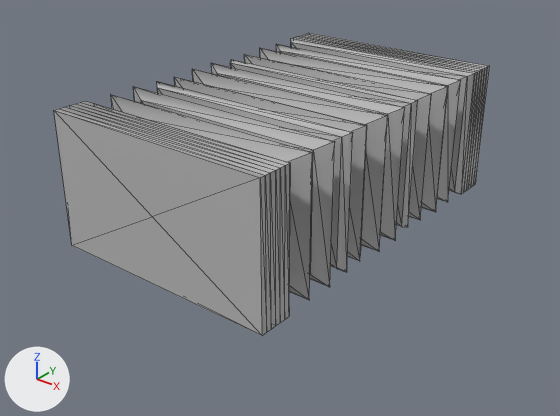
One commit to the FBX model Assets/Art/Materials/板框压滤机.fbx: the scene before it, then after it.
The view is the same before and after, from a 50 mm lens placed at (0.1463, -0.1679, 0.1095), pointed at (0.0122, -0.0001, 0.0055). Lighting does not change. The marker at lower left points along +X, +Y and +Z. Mesh edges are drawn as thin lines. Where no turn or scale is listed for an object, it has been applied to the vertices.

Objects in the first picture: 'Hose001'.
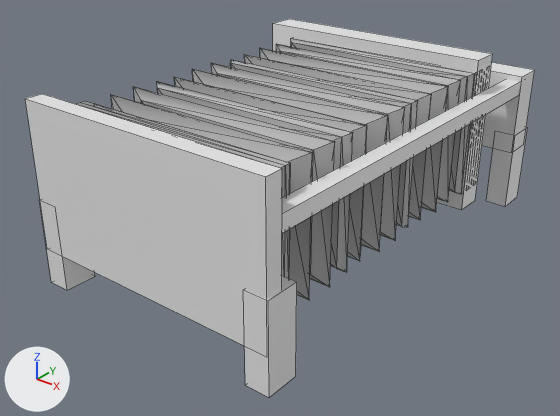
The newer file is also turned or shifted as a whole; pictures and numbers use the older file's frame.

Edits to the bpy script that builds the scene:
```text
Add me_mesh_002:
    me_mesh_002.from_pydata(...)  # a box spanning x -0.04..0.04, y -0.0026..0.0026, z 0.0..0.0439
Add me_mesh_009:
    me_mesh_009.from_pydata(...)  # a box spanning x -0.0036..0.0036, y -0.005..0.005, z 0.0..0.0261
Add me_mesh_004:
    me_mesh_004.from_pydata(...)  # a box spanning x -0.04..0.04, y -0.005..0.005, z 0.0..0.0261
Add me_mesh_001:
    me_mesh_001.from_pydata(...)  # a box spanning x -0.0397..0.0397, y -0.0048..0.0048, z 0.0..0.0497
Add me_mesh_003:
    me_mesh_003.from_pydata(...)  # a box spanning x -0.0025..0.0025, y -0.065..0.065, z 0.0..0.0047
Add ob_box001:
    ob_box001 = bpy.data.objects.new('Box001', me_mesh_002)
    ob_box001.location = (0.0156, -0.0564, 0.0039)
Add ob_box009:
    ob_box009 = bpy.data.objects.new('Box009', me_mesh_009)
    ob_box009.location = (-0.0213, -0.054, -0.0071)
Add ob_box005:
    ob_box005 = bpy.data.objects.new('Box005', me_mesh_009.copy())
    ob_box005.location = (0.0524, 0.0747, -0.0071)
Add ob_box003:
    ob_box003 = bpy.data.objects.new('Box003', me_mesh_004)
    ob_box003.location = (0.0156, 0.0746, 0.0128)
Add ob_box004:
    ob_box004 = bpy.data.objects.new('Box004', me_mesh_001)
    ob_box004.location = (0.0106, 0.052, -0.0016)
Add ob_box002:
    ob_box002 = bpy.data.objects.new('Box002', me_mesh_003)
    ob_box002.location = (0.0525, 0.0109, 0.0324)
Add ob_box008:
    ob_box008 = bpy.data.objects.new('Box008', me_mesh_009.copy())
    ob_box008.location = (0.0526, -0.0542, -0.0071)
```

Changed parts and their boxes (x1, y1, x2, y2) in the pictures (560 x 416 px):
'Box001', added
    after: (25, 94, 282, 346)
'Box002', added
    after: (282, 79, 520, 233)
'Box004', added
    after: (273, 19, 493, 210)
'Box008', added
    after: (243, 276, 297, 398)
'Box003', added
    after: (482, 62, 535, 153)
'Box005', added
    after: (486, 127, 528, 206)
'Box009', added
    after: (39, 200, 95, 290)
